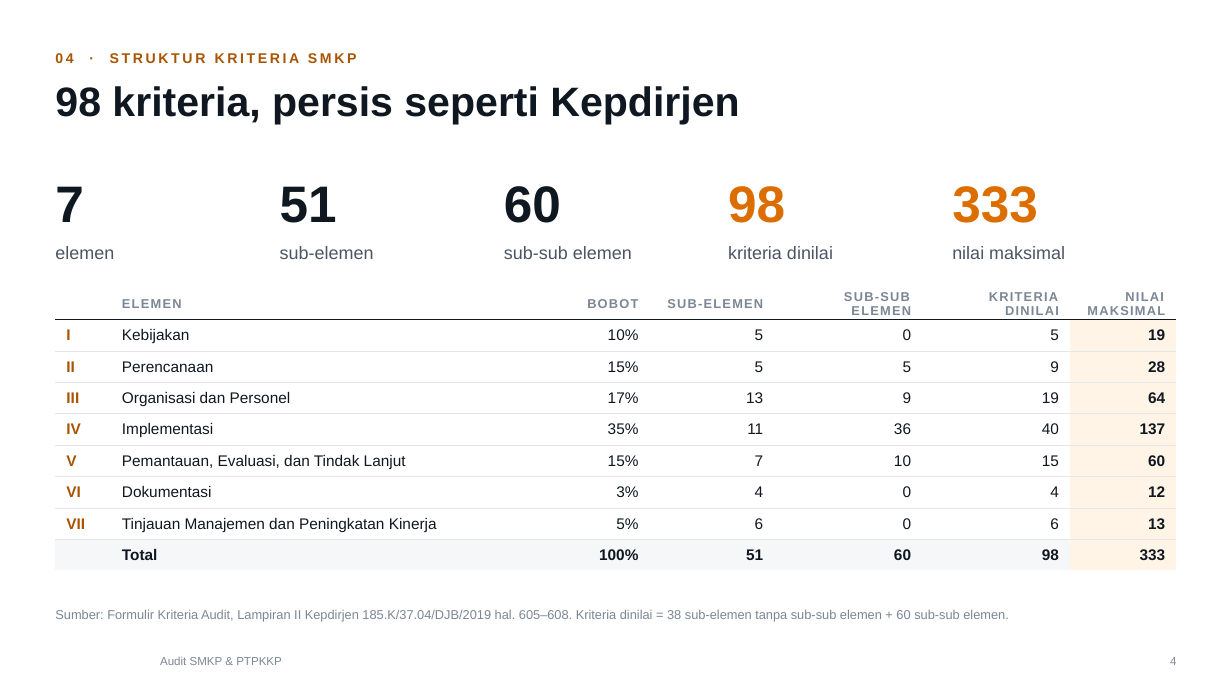
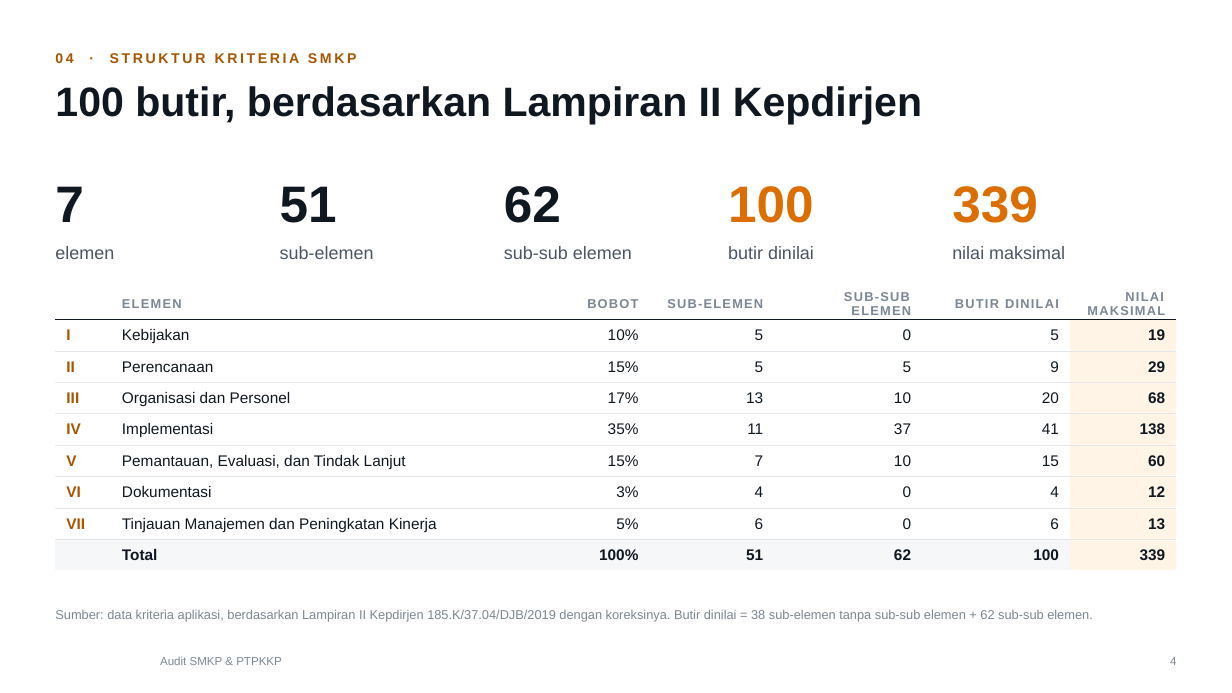
Before and after one commit to ozuby24/EQOHSEE, a slide deck: slide 4 of docs/jual/smkp/Promosi-Audit-SMKP-PTPKKP-EQOHSEE.pptx. Drawn at 1232x693 pixels with LibreOffice and Linux fonts; fonts in the diff are those of the drawing; background and template pictures are left out. Boxes give left, top, right and bottom in pixels: in the first picture for what was removed or moved away, otherwise in the second. Text is boxed around its words. In the diff, an @@ line names an element or a change of style, - is before the commit and + after.

```diff
--- a/docs/jual/smkp/Promosi-Audit-SMKP-PTPKKP-EQOHSEE.pptx
+++ b/docs/jual/smkp/Promosi-Audit-SMKP-PTPKKP-EQOHSEE.pptx
@@ title at (55, 86, 922, 125): text changed @@
-98 kriteria, persis seperti Kepdirjen
+100 butir, berdasarkan Lampiran II Kepdirjen
@@ text at (504, 186, 561, 223): text changed @@
-60
+62
@@ text at (728, 186, 814, 223): text changed @@
-98
+100
@@ text at (952, 186, 1038, 223): text changed @@
-333
+339
@@ text at (728, 246, 814, 259): text changed @@
-kriteria dinilai
+butir dinilai
@@ table at (55, 288, 1177, 564) @@
-row 1, column 6: KRITERIA DINILAI
+row 1, column 6: BUTIR DINILAI
-row 3, column 7: 28
+row 3, column 7: 29
-row 4: III | Organisasi dan Personel | 17% | 13 | 9 | 19 | 64
+row 4: III | Organisasi dan Personel | 17% | 13 | 10 | 20 | 68
-row 5: IV | Implementasi | 35% | 11 | 36 | 40 | 137
+row 5: IV | Implementasi | 35% | 11 | 37 | 41 | 138
-row 9:  | Total | 100% | 51 | 60 | 98 | 333
+row 9:  | Total | 100% | 51 | 62 | 100 | 339
@@ text at (55, 609, 1093, 622): text changed @@
-Sumber: Formulir Kriteria Audit, Lampiran II Kepdirjen 185.K/37.04/DJB/2019 hal. 605–608. Kriteria dinilai = 38 sub-elemen tanpa sub-sub elemen + 60 sub-sub elemen.
+Sumber: data kriteria aplikasi, berdasarkan Lampiran II Kepdirjen 185.K/37.04/DJB/2019 dengan koreksinya. Butir dinilai = 38 sub-elemen tanpa sub-sub elemen + 62 sub-sub elemen.
```
Also in this commit, not shown: 12 other slides changed, 1 slide added, 1 slide removed, 2 other files.
